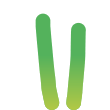
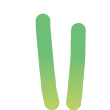
Revision of a layered 110 × 110 image; what changed, layer by layer:
renamed "Copy of Paint Layer 5" to "grass3.png", hid it, painted on it over [35, 13, 86, 110]
removed layer "Paint Layer 2" over [35, 13, 86, 110]
showed "Background", painted on it over [35, 13, 86, 110]